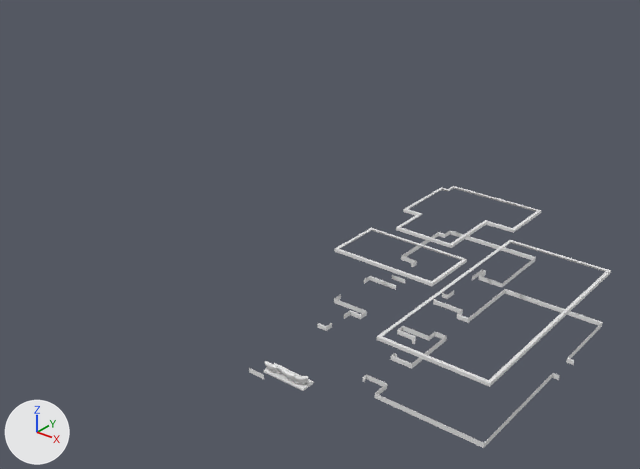
The glTF model na-project-portal/26-Projects/RB05__WestFarm/30__TrueVision__AppContent/DesignPhase01__ConceptDesign__Scheme-01/RB05__Storey__FirstFloor__ProposedInteriorDecor__MeshModel__.glb, before and after one commit.
Before and after are seen from a camera (50 mm lens) standing at (39.2, -7.8, 26.4) and looking at (15.4, 21.9, 8.0). Arrows for +X, +Y and +Z are at lower left; the lights stay in place. The older version comes first. Materials are left out; every surface is plain grey. Vertices at exactly the same position are counted once.

Names of what the first picture shows: '29__ProposedBuilding__InteriorDecor::Default' and 4 more.
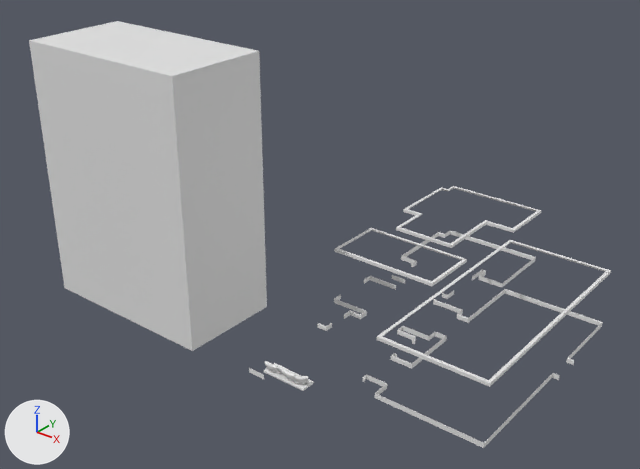
Changed parts and their boxes (x1, y1, x2, y2) in the pictures (640 x 469 px):
'29__ProposedBuilding__InteriorDecor::Default', reshaped (61% wider, 63% taller): before (249, 186, 611, 448); after (29, 21, 611, 448)
part 1 of me_mesh_1_29__proposedbuilding__interiordecor__default, added: after (29, 21, 267, 351)

Diff of the bpy script that builds the scene:
```diff
--- a/na-project-portal/26-Projects/RB05__WestFarm/30__TrueVision__AppContent/DesignPhase01__ConceptDesign__Scheme-01/RB05__Storey__FirstFloor__ProposedInteriorDecor__MeshModel__.glb.py
+++ b/na-project-portal/26-Projects/RB05__WestFarm/30__TrueVision__AppContent/DesignPhase01__ConceptDesign__Scheme-01/RB05__Storey__FirstFloor__ProposedInteriorDecor__MeshModel__.glb.py
@@ me_mesh_1_29__proposedbuilding__interiordecor__default @@
 # used by ob_29__proposedbuilding__interiordecor__default; location = (0.0, 0.0, 0.0)
-me_mesh_1_29__proposedbuilding__interiordecor__default.from_pydata(...)  # 3405 vertices, 6770 faces; spans x 15.9..27.4, y 15.4..32.7, z 4.2..7.2
+me_mesh_1_29__proposedbuilding__interiordecor__default.from_pydata(...)  # 3413 vertices, 6782 faces; spans x 4.2..27.4, y 15.0..32.7, z 4.2..16.9
+# me_mesh_1_29__proposedbuilding__interiordecor__default part 1: a new loose piece, a box spanning x 4.2..13.5, y 15.0..20.0, z 4.2..16.9
```
